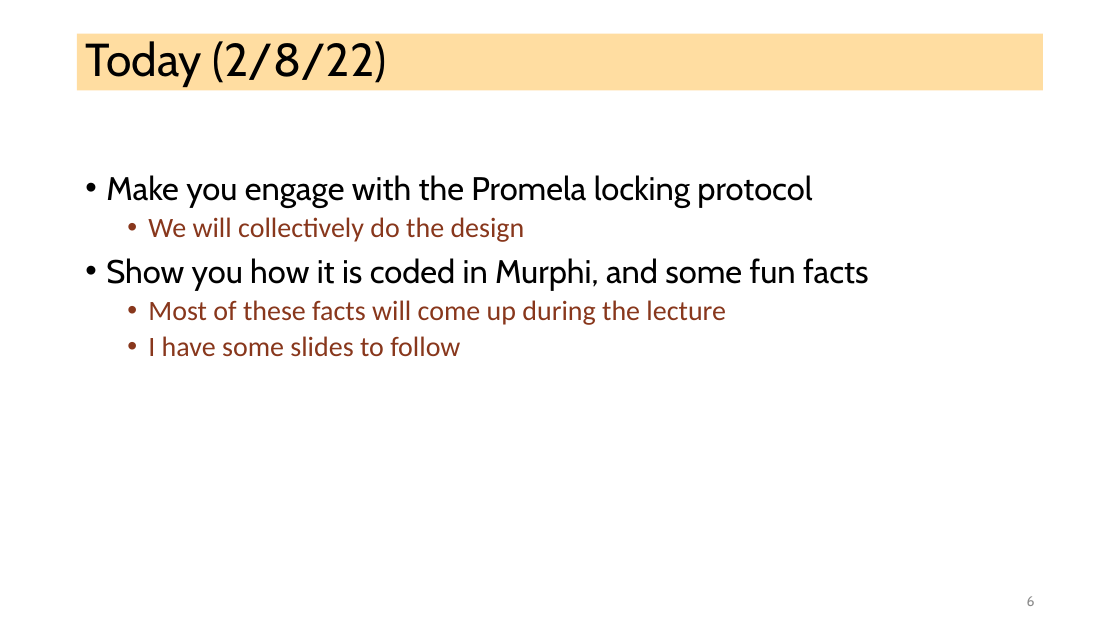
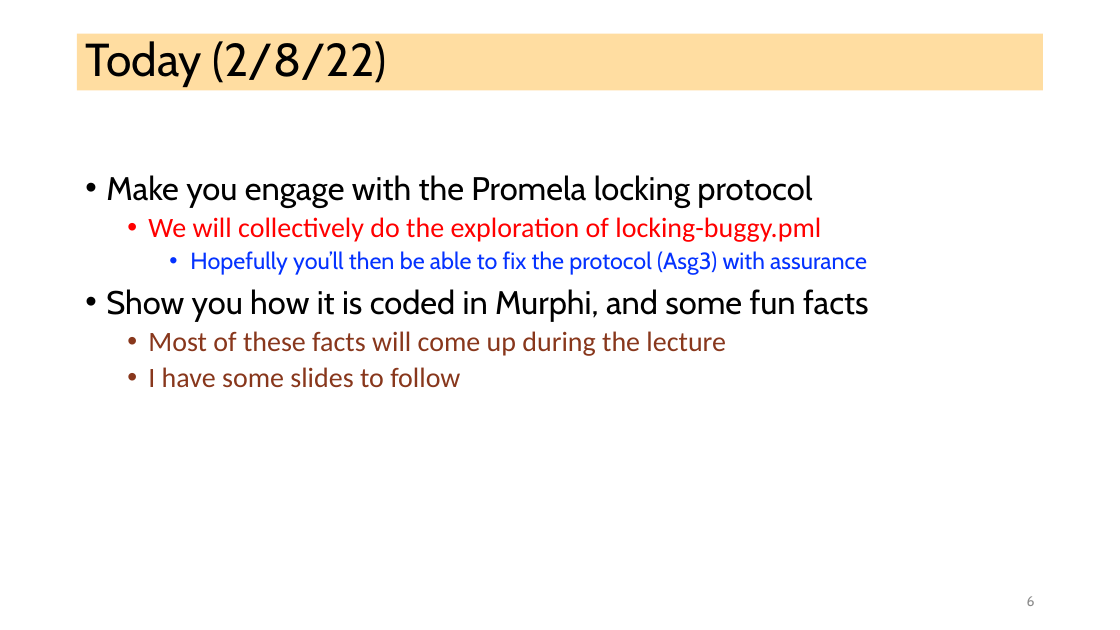
Before and after one commit to ganeshutah/cs6110s22, a slide deck: slide 6 of Lec9/Lec9.pptx. Drawn at 1120x630 pixels with LibreOffice and Linux fonts; fonts in the diff are those of the drawing. Boxes give left, top, right and bottom in pixels: in the first picture for what was removed or moved away, otherwise in the second. Text is boxed around its words. In the diff, an @@ line names an element or a change of style, - is before the commit and + after.

```diff
--- a/Lec9/Lec9.pptx
+++ b/Lec9/Lec9.pptx
@@ text at [148,217,867,275]: text changed; size 24 to 20 pt; font Calibri to Cabin; text colour #88371D to #0432FF @@
-  • We will collectively do the design
+  • We will collectively do the exploration of locking-buggy.pml
+    • Hopefully you’ll then be able to fix the protocol (Asg3) with assurance
```
Also in this commit, not shown: 1 other file.
